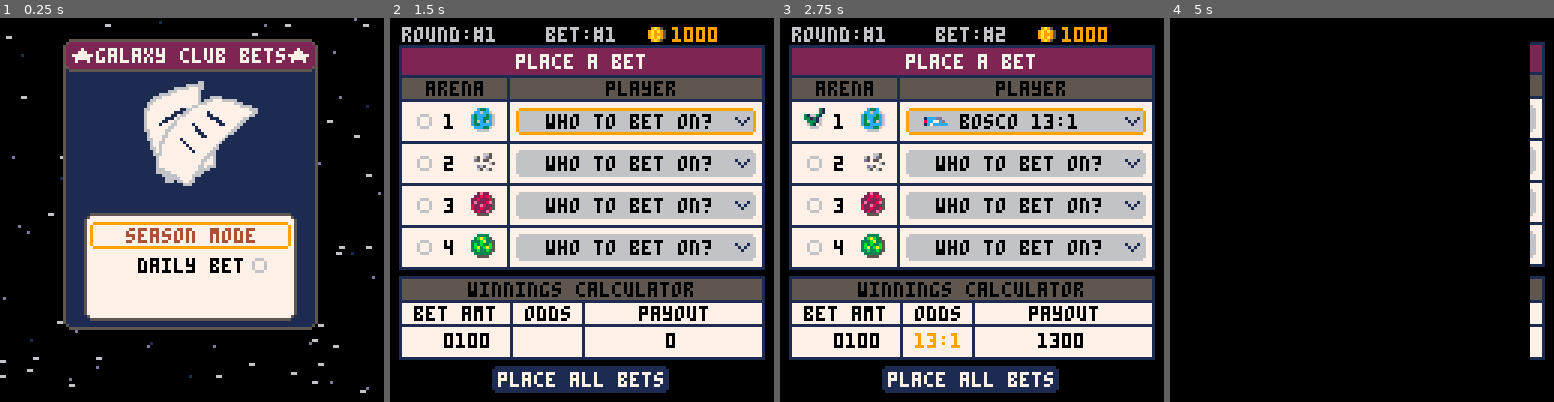
Above: before the commit, frames 1-4 (left to right).
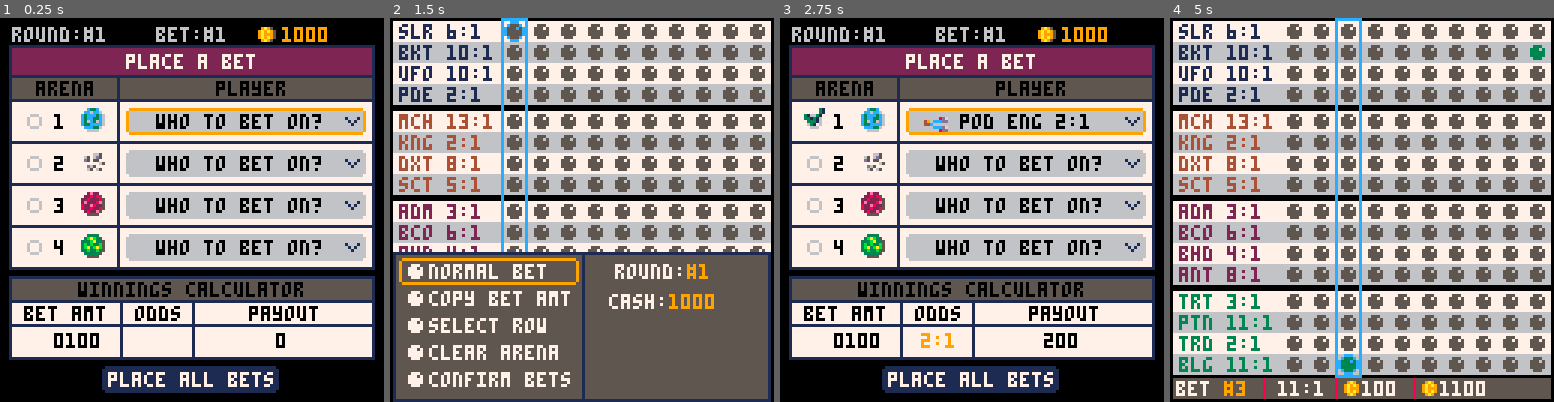
Above: after the commit, the same moments.

Repository: suspicious-smoke/club-bets-pico8
Game: PICO-8 cartridge galaxy_club_bets.p8
The game is run twice, just before and just after one commit, with the same random seed, the same clock (stepped at 60 frames per second) and the same inputs.
Inputs:
- Up to frame 1 (0.25 s): no input
- Up to frame 2 (1.5 s): tap X (X key) at 0.33, 1.07 s; tap O (Z key) at 0.7 s
- Up to frame 3 (2.75 s): hold Right 1.6-2.1 s; tap O (Z key) at 1.7, 2.1, 2.5 s; tap X (X key) at 1.85 s; hold Up 2.15-2.42 s; hold Right from 2.47 s (still down)
- Up to frame 4 (5 s): tap O (Z key) every 0.4 s from 2.9 to 4.9 s; tap X (X key) at 2.97, 4.08 s; release Right at 3.03 s; hold Left 3.08-3.58 s; hold Down 3.63-3.97 s; hold Right 4.02-4.68 s; hold Up from 4.73 s (still down)

The runs differ from the first frame. In frame 1, 72% of the frame differs, in the area x 0-100%, y 0-98%; in frame 2, 85%; in frame 3, 1.1%; in frame 4, 91%, in the area x 0-100%, y 0-100%.

Commit message:
arena features page

Diff:
--- a/galaxy_club_bets.p8
+++ b/galaxy_club_bets.p8
@@ -24,36 +24,36 @@
 	features={
 		{"hairpin",{1,2}},
 		{"u-turn",{1,2}},
-		{"long_straight",{1}},
+		{"straight",{1}},
 		{"jump",{1,9}},
-		{"lava_pit",{2,12}},
-		{"spike_trap",{2,12}},
-		{"falling_rocks",{2,7}},
-		{"boost_pad",{3,1}},
-		{"oil_slick",{3,11}},
-		{"cannon_shot",{3,12}},
+		{"lavapit",{2,12}},
+		{"spiketrap",{2,12}},
+		{"rocks",{2,7}},
+		{"boostpad",{3,1}},
+		{"oil slick",{3,11}},
+		{"cannon",{3,12}},
 		{"rain",{4,11}},
-		{"high_wind",{4,9}},
-		{"extreme_heat",{4,12}},
+		{"highwind",{4,9}},
+		{"heat",{4,12}},
 		{"off-road",{5,11}},
 		{"ice",{5,11}},
 		{"glass",{5,11}},
-		{"extra_boosters",{6,1}},
+		{"energy",{6,1}},
 		{"glider",{6,9}},
-		{"meteor_shower",{7,12}},
-		{"kaiju_attack",{7,12}},
+		{"meteors",{7,12}},
+		{"kaiju",{7,12}},
 		{"wormhole",{7,9}},
 		{"castle",{8,5}},
-		{"crystal_caves",{8,10}},
+		{"caves",{8,10}},
 		{"volcano",{8,4}},
 		{"zero-g",{9,1}},
-		{"reverse_gravity",{9,1}},
+		{"rev-grav",{9,1}},
 		{"darkness",{10}},
 		{"fog",{10,4}},
-		{"narrow_path",{11,1}},
-		{"crumbling_track",{11,2}},
+		{"narrow",{11,1}},
+		{"crumbling",{11,2}},
 		{"lightning",{12,9}},
-		{"fire",{12,4}},
+		{"fire",{12,4}}
 	}
 
 	--build initial bets
@@ -112,14 +112,14 @@
 	_drw=blank
 	--fill_arenas()
 
-	--init_season()
+	init_season()--quick bets
 	--dummy_bets()
 	--init_quickbetpage()
 	--init_gameover()
 	--calculate_winners()
 	--init_confirm()
 	--init_watch_race()
-	init_menu()
+	--init_menu()
 
 	--init_victory()
 end
@@ -257,23 +257,25 @@
 
 function drw_menu()
 	draw_starfield()
-	brdr_rect(21,7,85,97,2,1,5)--big border
-	brdr_rect(21,7,85,11,2,2,5)--red area
-	print("★galaxy club bets★",24,10,7)
-	spr(64,48,20+sn,5,5)
-	brdr_rect(28,65,71,36,2,7,5)
+	brdr_rect(21,33,85,80,2,1,5)--big border
+	--print("★galaxy club bets★",24,10,7)
+	_logo_x=8
+	spr(69,_logo_x,7,10,3)--galaxy club
+	spr(123,_logo_x+82,0,4,3)--bets
+	spr(64,48,34+sn,5,5)--floating ticket
+	brdr_rect(28,75,71,36,2,7,5)--menu area
 	for i=1,#menu_items do
 		_clr=(i==mm_sel) and 4 or 0
-		print(menu_items[i],hcenter(menu_items[i]),60+i*10,_clr)
-	end
-	rrect(30,58+mm_sel*10,67,9,1,9)
+		print(menu_items[i],hcenter(menu_items[i]),70+i*10,_clr)
+	end
+	rrect(30,68+mm_sel*10,67,9,1,9)
 	--daily bet checkmark
 	_dail_bet_spr=(dailybetplaced) and 39 or 38
-	spr(_dail_bet_spr,83,78)
+	spr(_dail_bet_spr,83,88)
 	if is_printing then
 		draw_ticket(print_bet,20,140+tick_y)
-		rrectfill(24,110,80,9,1,1)
-		print("printing to desktop",26,112,9)
+		rrectfill(24,118,80,9,1,1)
+		print("printing to desktop",26,120,9)
 	end
 end
 
@@ -360,6 +362,66 @@
 	end
 end
 
+function init_arena_info()
+	arena_sel=1
+	_upd=upd_arena_info
+	_drw=drw_arena_info
+end
+
+function upd_arena_info()
+	if btnp(➡️) then
+		sfx(0)
+		arena_sel=(arena_sel%4)+1
+	elseif btnp(⬅️) then
+		sfx(0)
+		arena_sel=(arena_sel-2)%4+1
+	elseif btnp(❎) then
+		sfx(2)
+		if qm_mode==1 then
+			trn_state(init_betpage)
+		else
+			trn_state(init_quickbetpage)
+		end
+	end
+end
+
+function drw_arena_info()
+	if isdailybet then
+		print("daily bet",4,3+bet_off,9)
+		print(date,85,3+bet_off,5)
+	else
+		print("round:#"..cur_round,4,3+bet_off,6)
+	end
+	brdr_rect(3,9,122,110,0,7,1)--ticket area
+	brdr_rect(3,9,122,11,0,2,1)--red area
+	print("⬅️ arena "..arena_sel.." ➡️",42,12,7)
+	brdr_rect(3,19,122,11,0,5,1)--grey area
+	print("players",50,22,7)
+
+	rrectfill(5,9,10,11,1,1)--planet bg
+	spr(32+arena_sel,6,11)--planet
+	py_off=0
+	for i_plyr=1,4 do
+		spr(47+arenas[arena_sel][i_plyr][1],14+(i_plyr%2)*60,34+py_off)--ship spr
+		print(get_player_string(arena_sel,i_plyr,true),24+(i_plyr%2)*60,36+py_off,0)
+		if i_plyr==2 then
+			py_off=10
+		end
+	end
+	brdr_rect(3,58,122,11,0,5,1)--grey area
+	print("track features",36,61,7)
+	fx_off=0
+	for feat=1,8 do
+		f_id=round_features[arena_sel][feat]
+		rrectfill(12+fx_off,72+(feat%4)*11,9,9,1,0)
+		spr(159+f_id,12+fx_off,72+(feat%4)*11)
+		print(features[f_id][1],23+fx_off,74+(feat%4)*11,0)
+		if feat==4 then
+			fx_off=54
+		end
+	end
+end
+
 -->8
 --bet page
 function init_betpage()
@@ -367,9 +429,9 @@
 	plyr_menu_sel=1
 	submenu_off,submenu_sel,qm_mode=0,1,1
 	if isdailybet then
-		submenu_txts={"quick bet","confirm bets"}
+		submenu_txts={"quick bet","arenas info","confirm bets"}
 	else
-		submenu_txts={"quick bet","copy bet amt","confirm bets"}
+		submenu_txts={"quick bet","arenas info","copy bet amt","confirm bets"}
 	end
 	men_options=#submenu_txts
 	bet_mode=1--main,plyr sel,amt sel
@@ -563,6 +625,9 @@
 		elseif submenu_txts[submenu_sel]=="confirm bets" then
 			sfx(4)
 			trn_state(init_confirm)
+		elseif submenu_txts[submenu_sel]=="arenas info" then
+			sfx(2)
+			trn_state(init_arena_info)
 		end
 	end
 end
@@ -846,7 +911,7 @@
 		if isdailybet then
 			trn_state(init_menu)
 		else
-			trn_state(finish_round)
+			finish_round()
 		end
 
 	end
@@ -1475,8 +1540,12 @@
 	return return_str
 end
 
-function get_player_string(i_arena,i_aplyr)
+function get_player_string(i_arena,i_aplyr,no_odds)
+
 	local arena_player=arenas[i_arena][i_aplyr]
+	if no_odds then
+		return players[arena_player[1]][1]
+	end
 	return players[arena_player[1]][1].." "..arena_player[4]..":1"
 end
 
@@ -1540,9 +1609,9 @@
 		cur_round+=1
 		--start next bet round/bet page
 		if qm_mode==1 then
-			init_betpage()
+			trn_state(init_betpage)
 		else
-			init_quickbetpage()
+			trn_state(init_quickbetpage)
 		end
 	end
 end
Not shown, changed: 190 lines of the sprite sheet (__gfx__) section of galaxy_club_bets.p8
Not shown, changed: the thumbnail (__label__) section of galaxy_club_bets.p8
